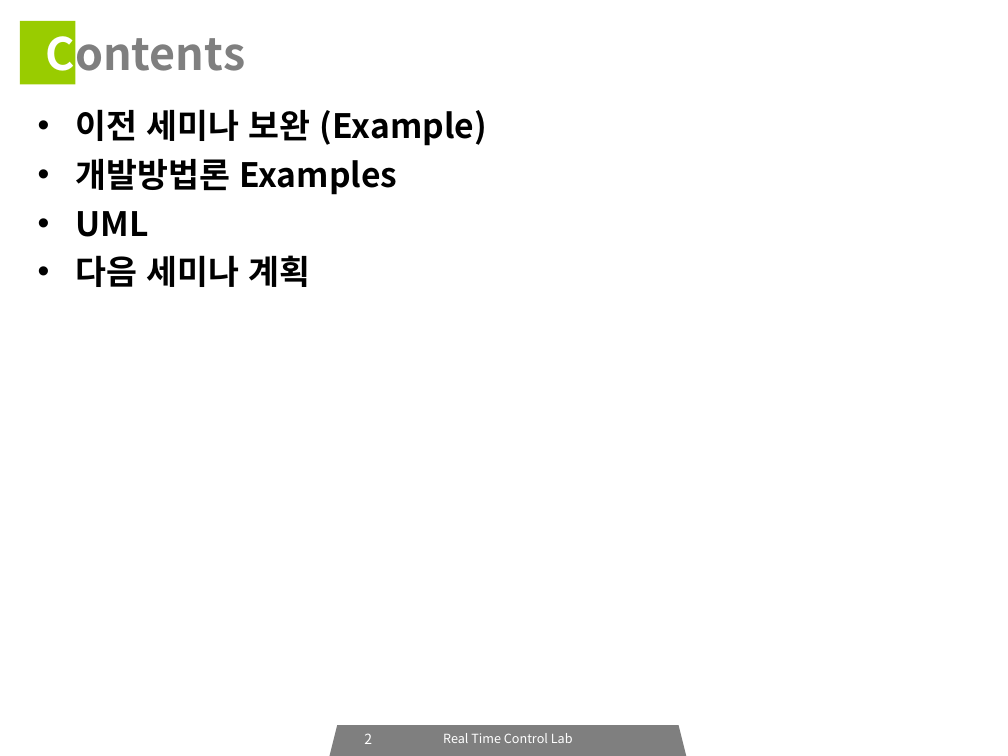
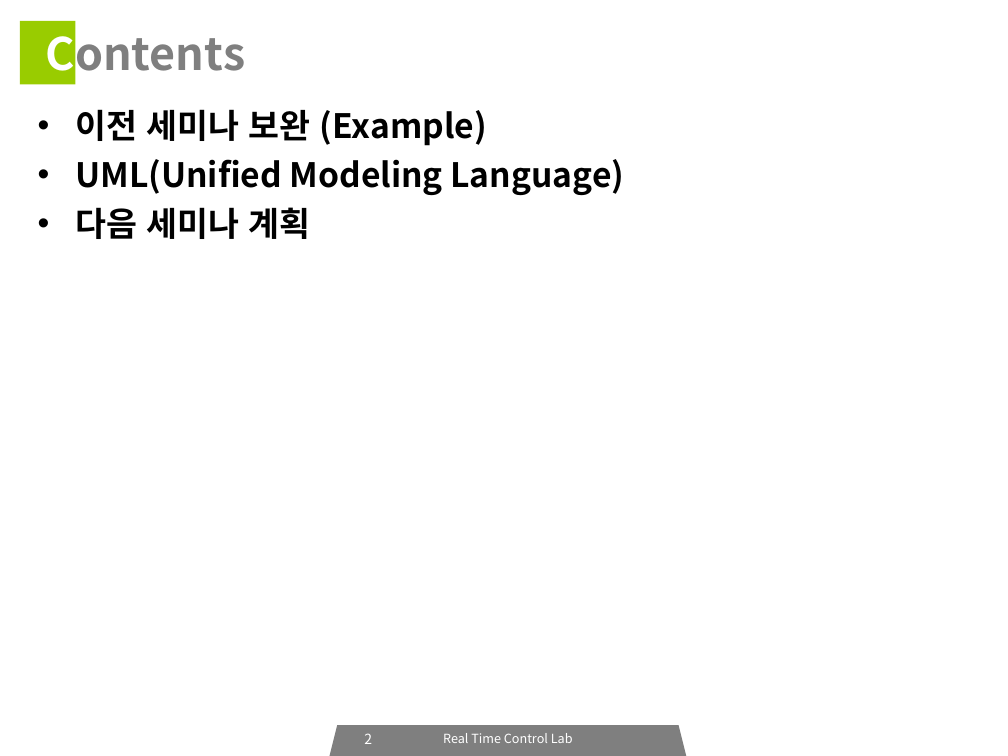
Before and after one commit to icarosss/RTCLAB, a slide deck: slide 2 of RTCLAB_세미나_03.ppt. Drawn at 1008x756 pixels with LibreOffice and Linux fonts; fonts in the diff are those of the drawing. Boxes give left, top, right and bottom in pixels: in the first picture for what was removed or moved away, otherwise in the second. Text is boxed around its words. In the diff, an @@ line names an element or a change of style, - is before the commit and + after.

```diff
--- a/RTCLAB_세미나_03.ppt
+++ b/RTCLAB_세미나_03.ppt
@@ text at box(75, 159, 625, 195): text changed @@
-• 개발방법론 Examples
-• UML
+• UML(Unified Modeling Language)
```
Also in this commit, not shown: 6 other slides changed, 9 slides added, 7 slides removed, 2 other files.
